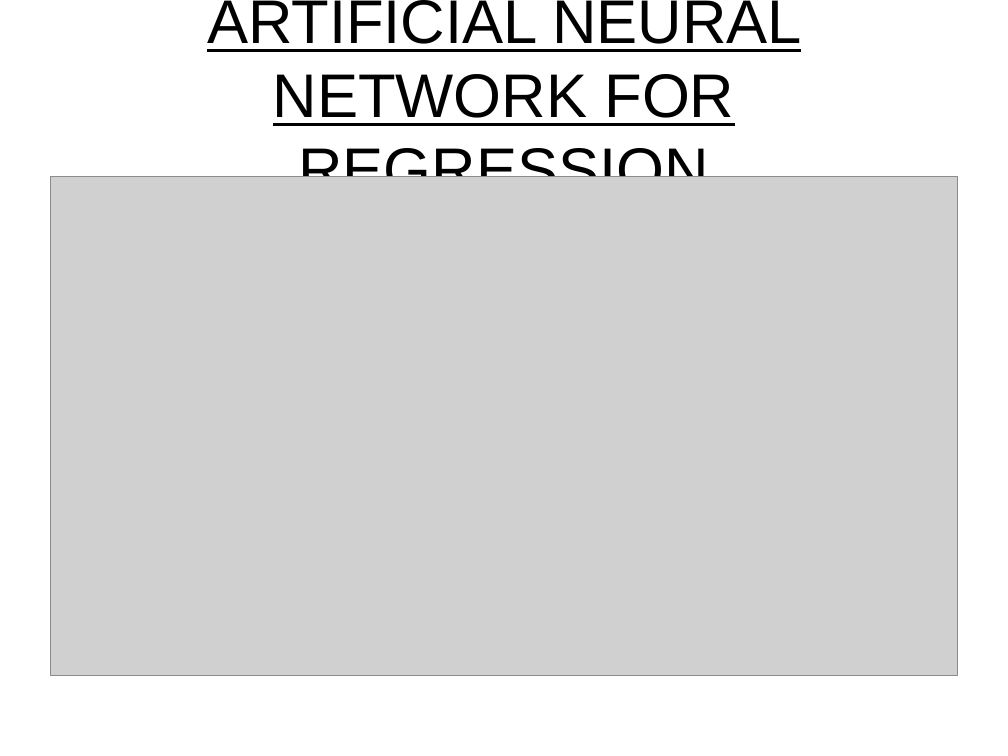
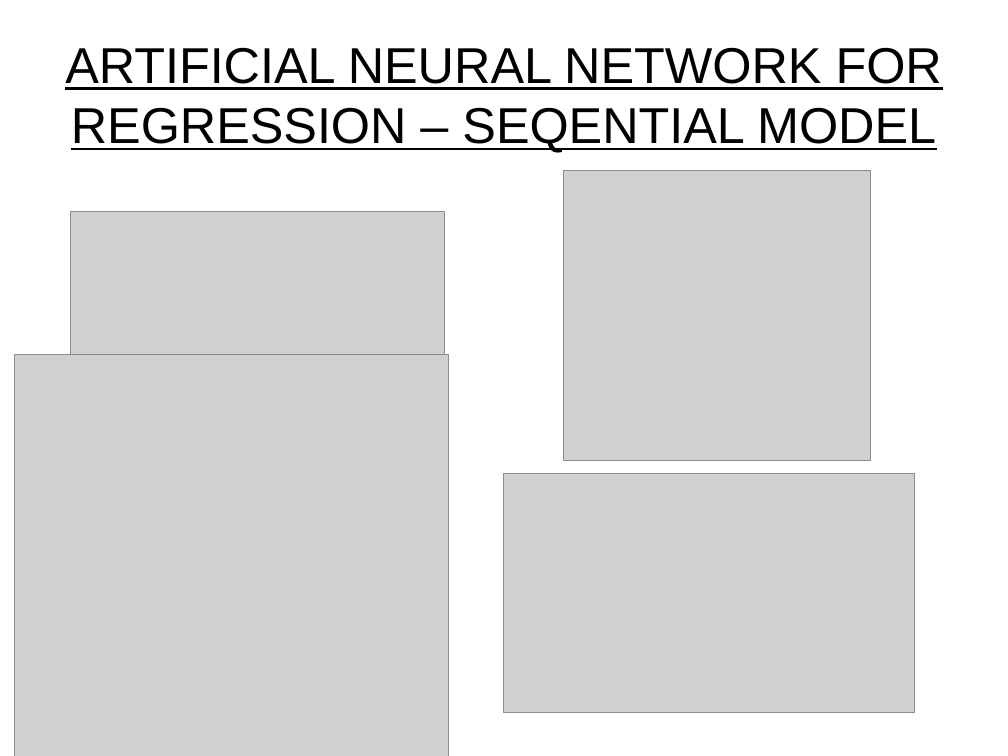
Before and after one commit to dadario10/Data_Modeling_Project, a slide deck: slide 27 of PowerPoint/Project 4 - SM Prediction.ppt (slide 10 before the commit). Drawn at 1008x756 pixels with LibreOffice and Linux fonts; fonts in the diff are those of the drawing; grey boxes stand for pictures; background and template pictures are left out. Boxes give left, top, right and bottom in pixels: in the first picture for what was removed or moved away, otherwise in the second. Text is boxed around its words. In the diff, an @@ line names an element or a change of style, - is before the commit and + after.

```diff
--- a/PowerPoint/Project 4 - SM Prediction.ppt
+++ b/PowerPoint/Project 4 - SM Prediction.ppt
@@ title at (x1=65, y1=47, x2=942, y2=153): text changed; size 44 to 36 pt @@
-ARTIFICIAL NEURAL NETWORK FOR REGRESSION
+ARTIFICIAL NEURAL NETWORK FOR REGRESSION – SEQENTIAL MODEL
@@ picture removed at (x1=50, y1=176, x2=958, y2=675) @@
@@ picture added at (x1=563, y1=170, x2=871, y2=461) @@
@@ picture added at (x1=71, y1=212, x2=446, y2=420) @@
@@ picture added at (x1=15, y1=354, x2=449, y2=756) @@
@@ picture added at (x1=504, y1=474, x2=914, y2=713) @@
```
Also in this commit, not shown: 3 other slides changed, 27 slides added, 2 slides removed.
